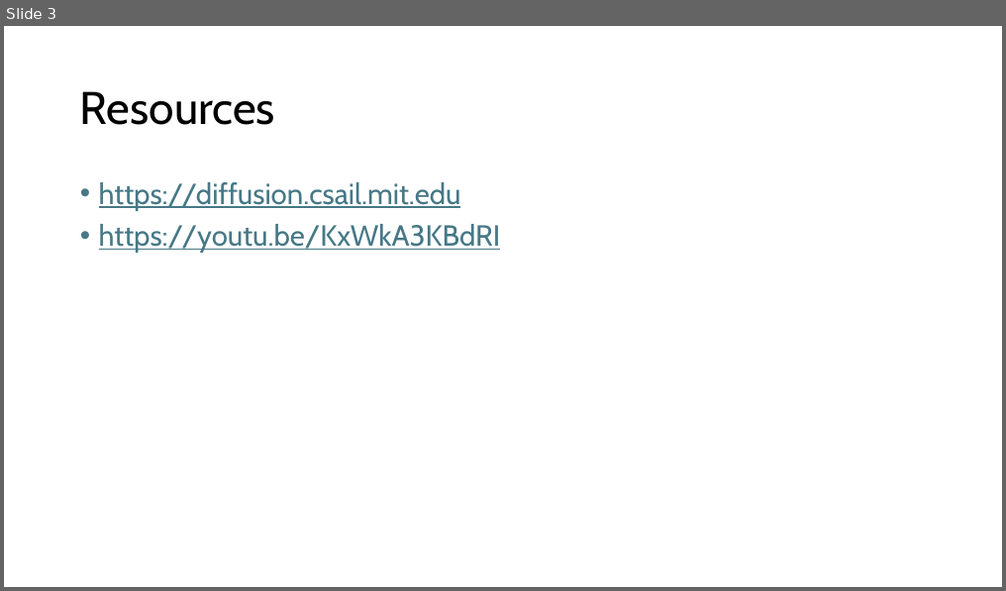
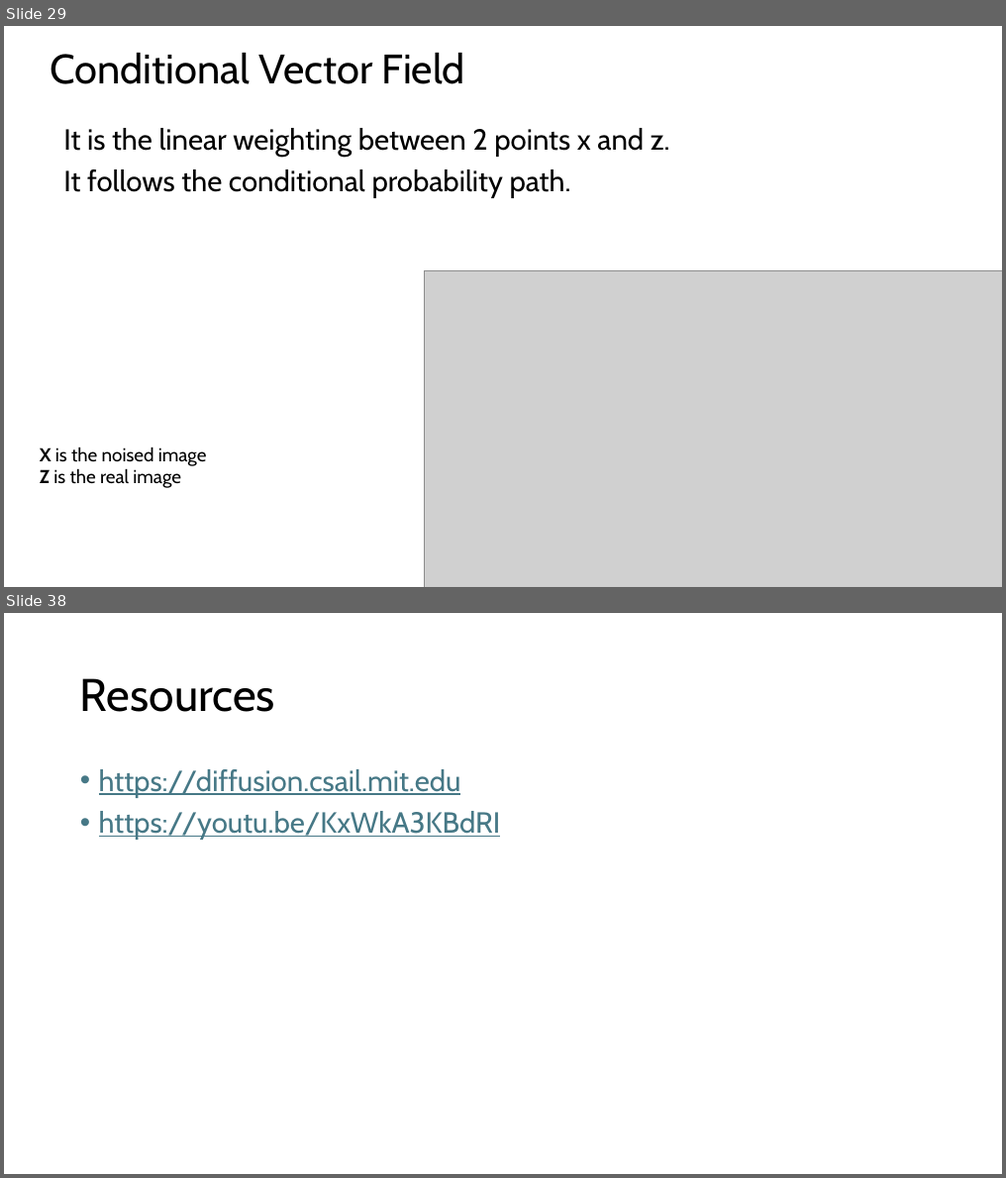
Before and after one commit to SOKOUDJOU-LEOPOLD/Learning-Flow-Matching, a slide deck: Flow Matching.pptx. Shown one above the other, each under a label of ours: slide 3 before the commit, slides 29 and 38 after it; the slides between them are not shown. The pictures are 1006x591 and 1006x1178 pixels, drawn with LibreOffice and Linux fonts; fonts in the diff are those of the drawing; grey boxes stand for pictures. Boxes give left, top, right and bottom in pixels: in the first picture for what was removed or moved away, otherwise in the second. Text is boxed around its words. In the diff, an @@ line names an element or a change of style, - is before the commit and + after.

```diff
--- a/Flow Matching.pptx
+++ b/Flow Matching.pptx
@@ slide 29 added at [4, 26, 1002, 587], background #FFFFFF @@
@@ title added at [51, 52, 465, 84], 39.6 pt, text #000000 @@
+Conditional Vector Field
@@ text added at [63, 128, 670, 198], 28 pt, text #000000 @@
+It is the linear weighting between 2 points x and z.
+It follows the conditional probability path.
@@ picture added at [424, 271, 1002, 587] @@
@@ text added at [40, 447, 207, 488], 18 pt, text #000000 @@
+X is the noised image
+Z is the real image
@@ what was slide 3 is now slide 38 @@
```
Also in this commit, not shown: 1 slide changed, 34 other slides added, 3 other files.
